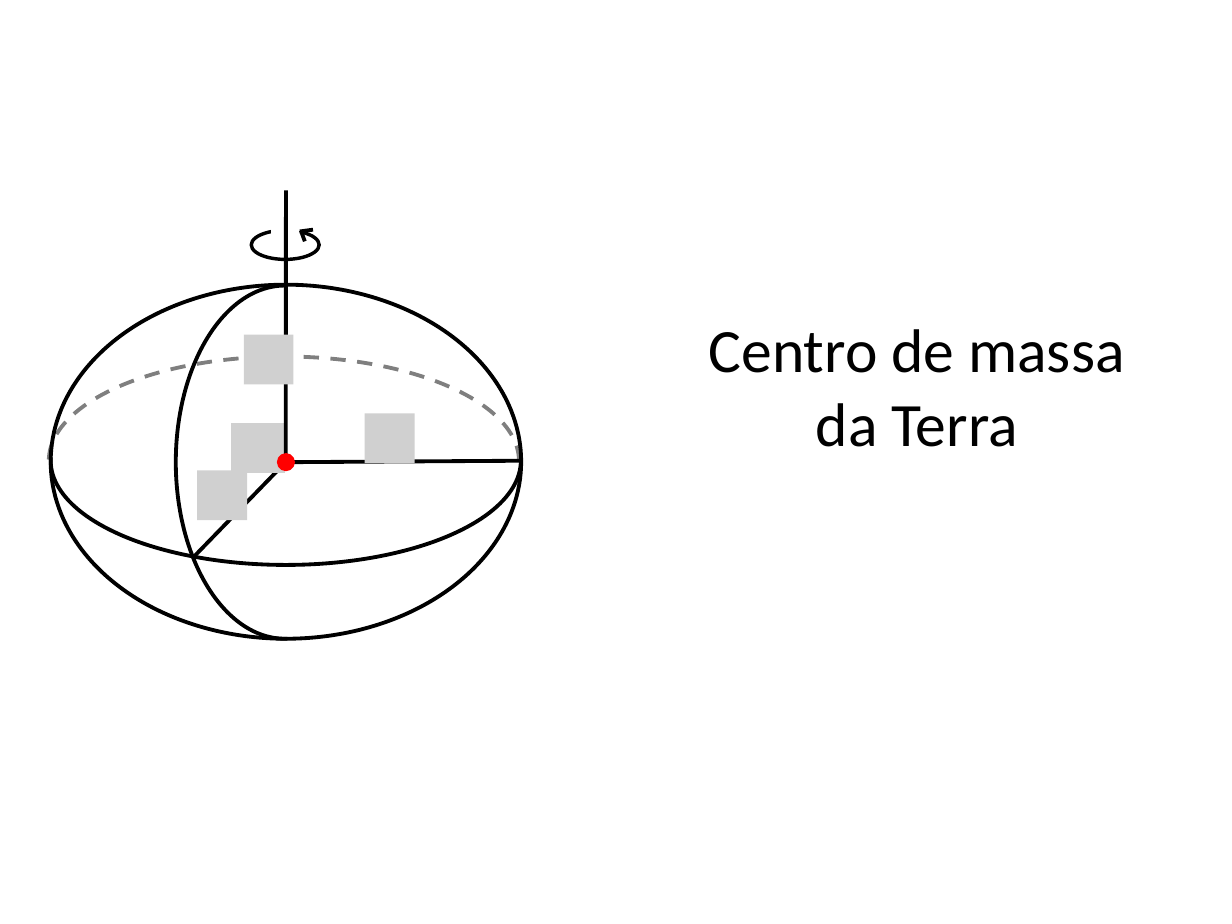
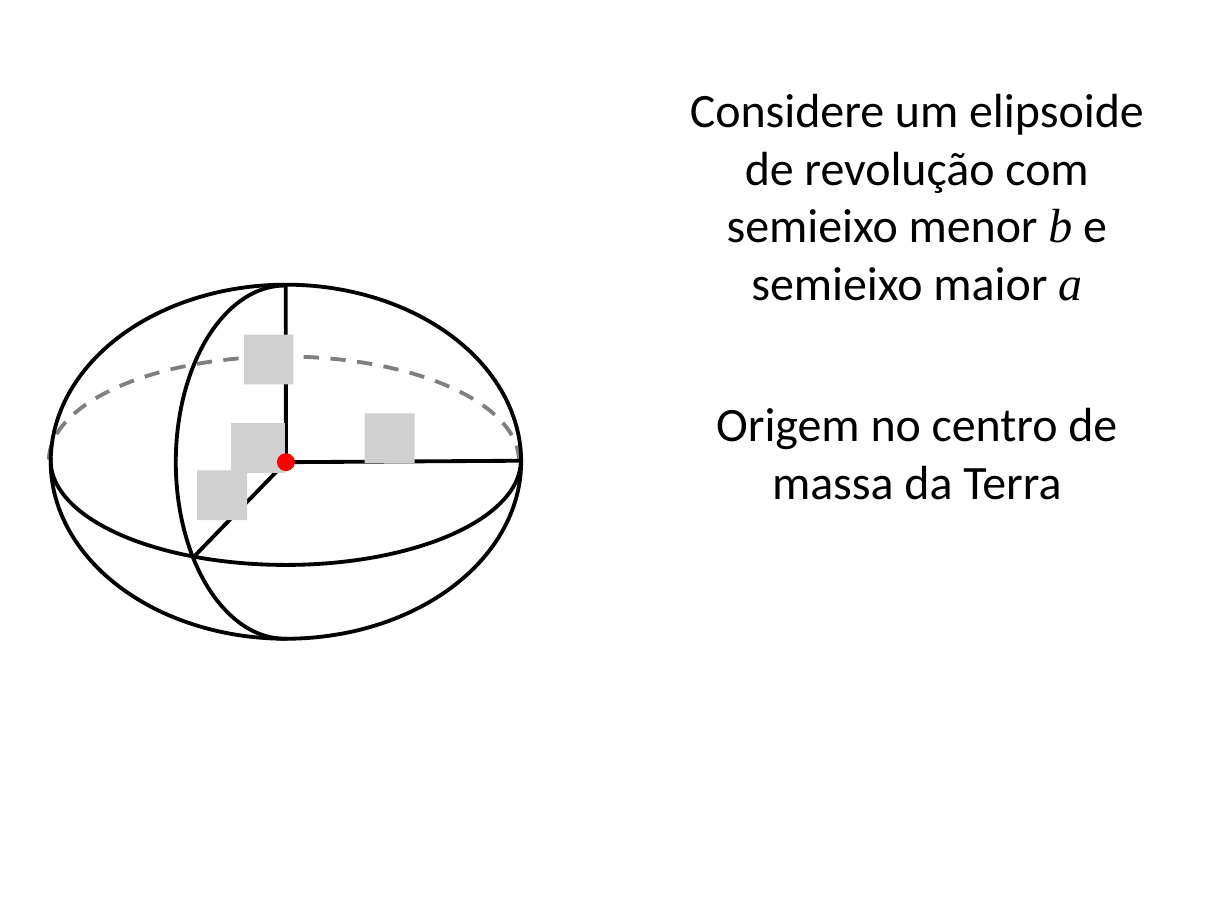
Before and after one commit to pinga-lab/CE-VII-SimBGf-2016, a slide deck: slide 13 of slides/3_sistemas_coordenadas.pptx (slide 4 before the commit). Drawn at 1232x924 pixels with LibreOffice and Linux fonts; fonts in the diff are those of the drawing; grey boxes stand for pictures. Boxes give left, top, right and bottom in pixels: in the first picture for what was removed or moved away, otherwise in the second. Text is boxed around its words. In the diff, an @@ line names an element or a change of style, - is before the commit and + after.

```diff
--- a/slides/3_sistemas_coordenadas.pptx
+++ b/slides/3_sistemas_coordenadas.pptx
@@ text added at <box>690,93,1144,301</box>, 28 pt, text #000000 @@
+Considere um elipsoide de revolução com semieixo menor b e semieixo maior a
@@ group removed at <box>251,221,319,260</box>: 2 lines, 1 ellipse, 1 rectangle @@
@@ line moved from (286, 462) - (286, 191) to (286, 461) - (286, 286) @@
@@ text at <box>716,407,1117,500</box>: text changed; size 36 to 28 pt @@
-Centro de massa da Terra
+Origem no centro de massa da Terra
```
Also in this commit, not shown: 7 other slides changed, 15 slides added, 6 slides removed.
